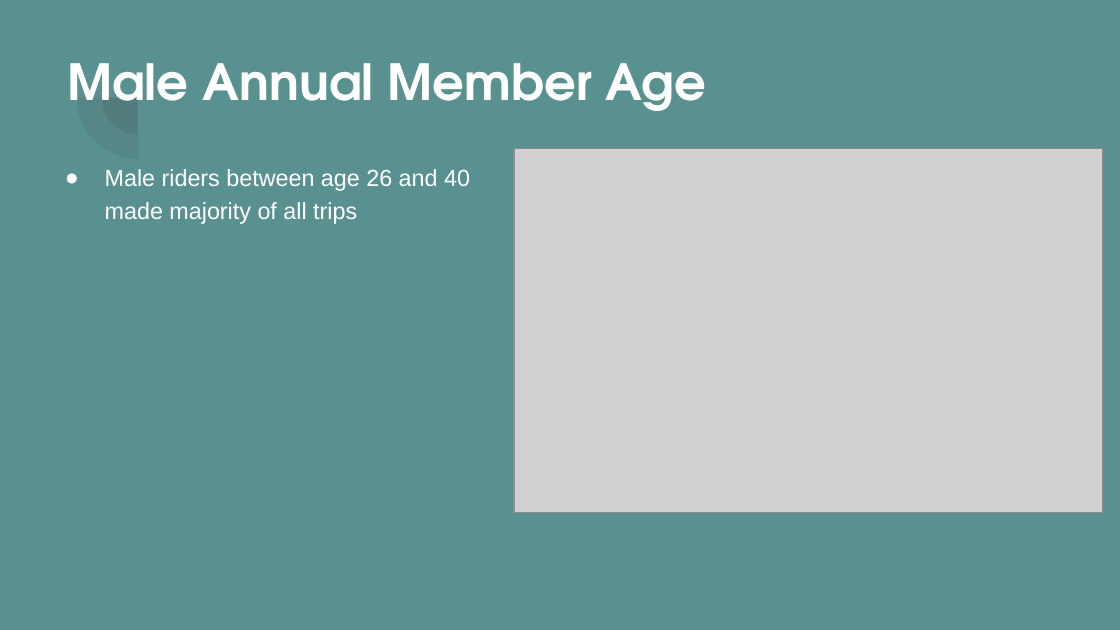
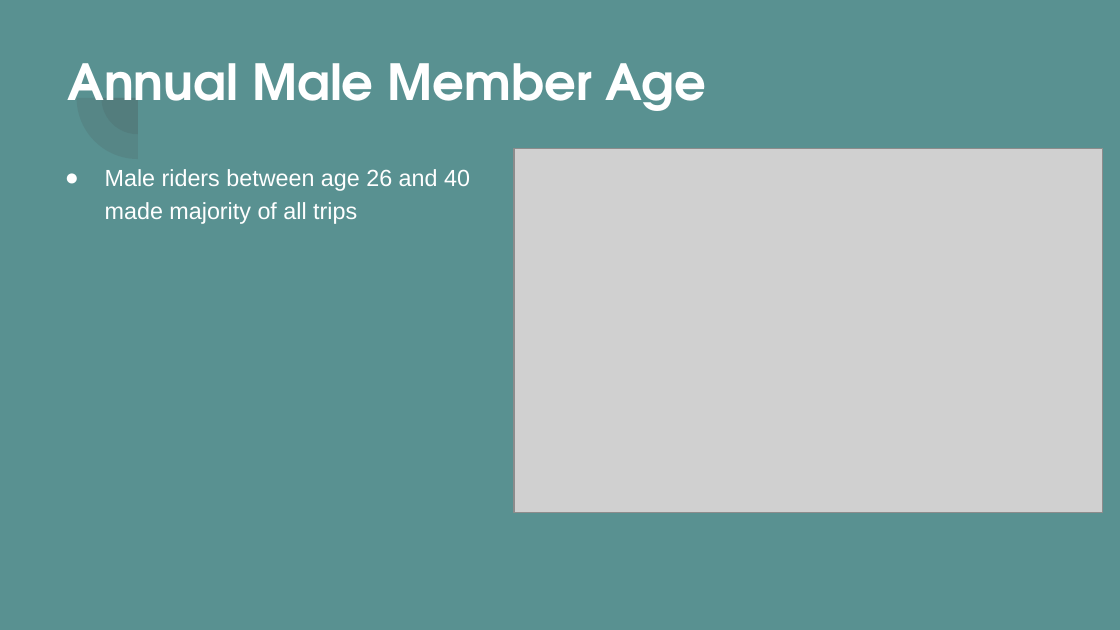
Before and after one commit to DSosinski/CyclisticAnalysis, a slide deck: slide 6 of Docs/Cyclistic Marketing Strategy 2020 - 2021.pptx. Drawn at 1120x630 pixels with LibreOffice and Linux fonts; fonts in the diff are those of the drawing; grey boxes stand for pictures. Boxes give left, top, right and bottom in pixels: in the first picture for what was removed or moved away, otherwise in the second. Text is boxed around its words. In the diff, an @@ line names an element or a change of style, - is before the commit and + after.

```diff
--- a/Docs/Cyclistic Marketing Strategy 2020 - 2021.pptx
+++ b/Docs/Cyclistic Marketing Strategy 2020 - 2021.pptx
@@ title at (67,63,707,111): text changed @@
-Male Annual Member Age
+Annual Male Member Age
```
Also in this commit, not shown: 9 other slides changed, 1 slide added, 2 other files.
